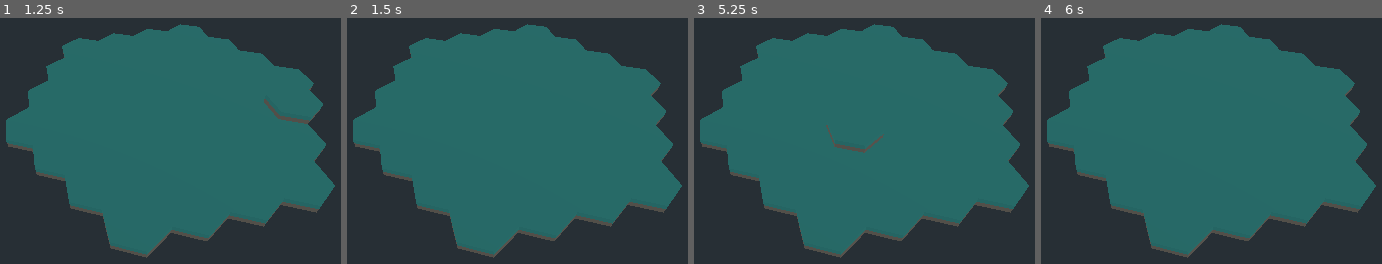
Above: before the commit, frames 1-4 (left to right).
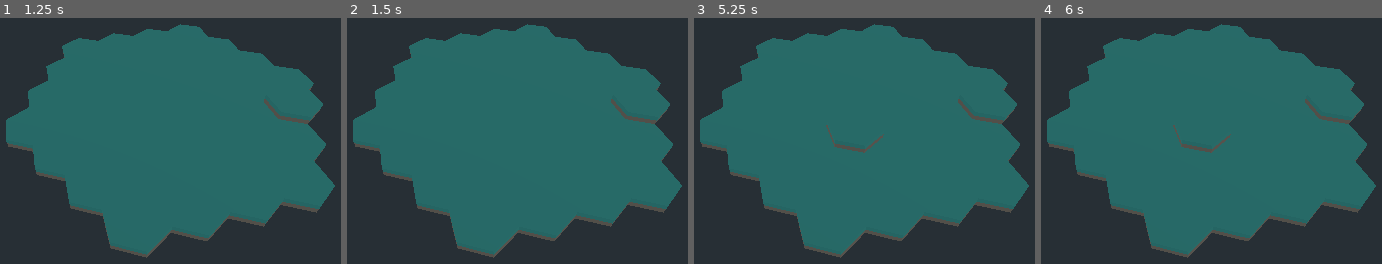
Above: after the commit, the same moments.

Repository: SudoCat/LDJAM51
Game: Godot game, scene res://scenes/grid.tscn
Two runs of this game, one before a commit and one after it. Both use one fixed random seed, a clock stepped at 60 frames per second and the inputs below.
Inputs (mouse positions are in pixels of both pictures, inside the frame that each line leads up to):
- Up to frame 1 (1.25 s): tap Enter at 0.5 s; move the mouse to (303, 104) at 0.52 s; click (303, 104) at 0.67 s
- Up to frame 2 (1.5 s): tap Space at 1.25 s; move the mouse to (outside the picture) at 1.27 s; click (outside the picture) at 1.42 s
- Up to frame 3 (5.25 s): tap Enter at 2, 3.5 s; move the mouse to (902, 25) at 2.02 s; click (902, 25) at 2.17 s; tap Space at 2.75, 4.25 s; move the mouse to (782, 222) at 2.77 s; click (782, 222) at 2.92 s; move the mouse to (outside the picture) at 3.52 s; click (outside the picture) at 3.67 s; move the mouse to (outside the picture) at 4.27 s; click (outside the picture) at 4.42 s; move the mouse to (861, 128) at 5.02 s; click (861, 128) at 5.17 s
- Up to frame 4 (6 s): move the mouse to (outside the picture) at 5.77 s; click (outside the picture) at 5.92 s

Frame 1 is identical in both runs. In frame 2, 0.5% of the frame differs, in the area x 77-95%, y 29-44%; in frame 3, 0.5%; in frame 4, 0.7%, in the area x 38-95%, y 29-55%.

Commit message:
plot selection

Diff:
--- a/project.godot
+++ b/project.godot
@@ -7,6 +7,16 @@
 ;   param=value ; assign values to parameters
 
 config_version=4
+
+_global_script_classes=[ {
+"base": "Spatial",
+"class": "Plot",
+"language": "GDScript",
+"path": "res://scenes/grid/Plot.gd"
+} ]
+_global_script_class_icons={
+"Plot": ""
+}
 
 [application]
 
--- a/scenes/Player.gd
+++ b/scenes/Player.gd
@@ -5,24 +5,7 @@
 # var a = 2
 # var b = "text"
 var ray_length = 10
+var selected: Plot
 
-# Called when the node enters the scene tree for the first time.
-func _ready():
-	pass # Replace with function body.
-
-
-# Called every frame. 'delta' is the elapsed time since the previous frame.
-func _process(delta):
-	#var target = get_object_under_mouse();
-	#target.
-	#print(target)
+func select_plot(plot):
 	pass
-
-func get_object_under_mouse():
-	var mouse_pos = get_viewport().get_mouse_position()
-	var camera = get_node("/root/Game/Camera")
-	var ray_from = camera.project_ray_origin(mouse_pos)
-	var ray_to = ray_from + camera.project_ray_normal(mouse_pos) * ray_length
-	var space_state = get_world().direct_space_state
-	var selection = space_state.intersect_ray(ray_from, ray_to)
-	return selection
--- a/scenes/grid/Plot.gd
+++ b/scenes/grid/Plot.gd
@@ -1,4 +1,5 @@
 extends Spatial
+class_name Plot
 
 var selected = false;
 
@@ -7,9 +8,17 @@
 	var body = get_node("StaticBody")
 	body.connect("mouse_entered", self, "_on_Body_mouse_entered")
 	body.connect("mouse_exited", self, "_on_Body_mouse_exited")
+	body.connect("input_event", self, "_on_Body_input_event")
 
 func _on_Body_mouse_entered():
-	self.translate(Vector3(0, 0.2, 0))
+	if !selected:
+		self.translate(Vector3(0, 0.2, 0))
 
 func _on_Body_mouse_exited():
-	self.translate(Vector3(0, -0.2, 0))
+	if !selected:
+		self.translate(Vector3(0, -0.2, 0))
+
+func _on_Body_input_event(camera, event, position, normal, shape_idx):
+	if event is InputEventMouseButton:
+		if event.pressed:
+			selected = !selected
